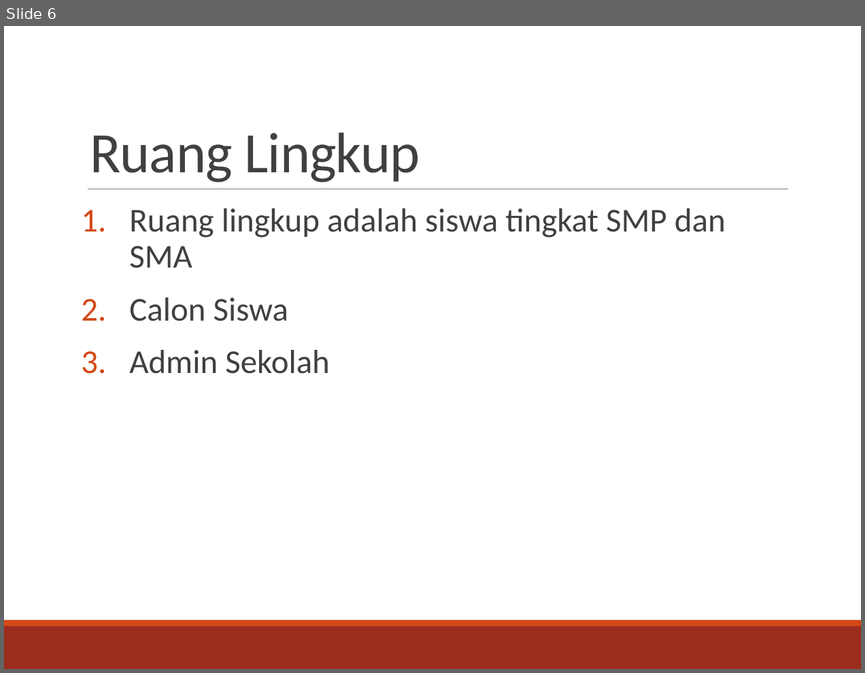
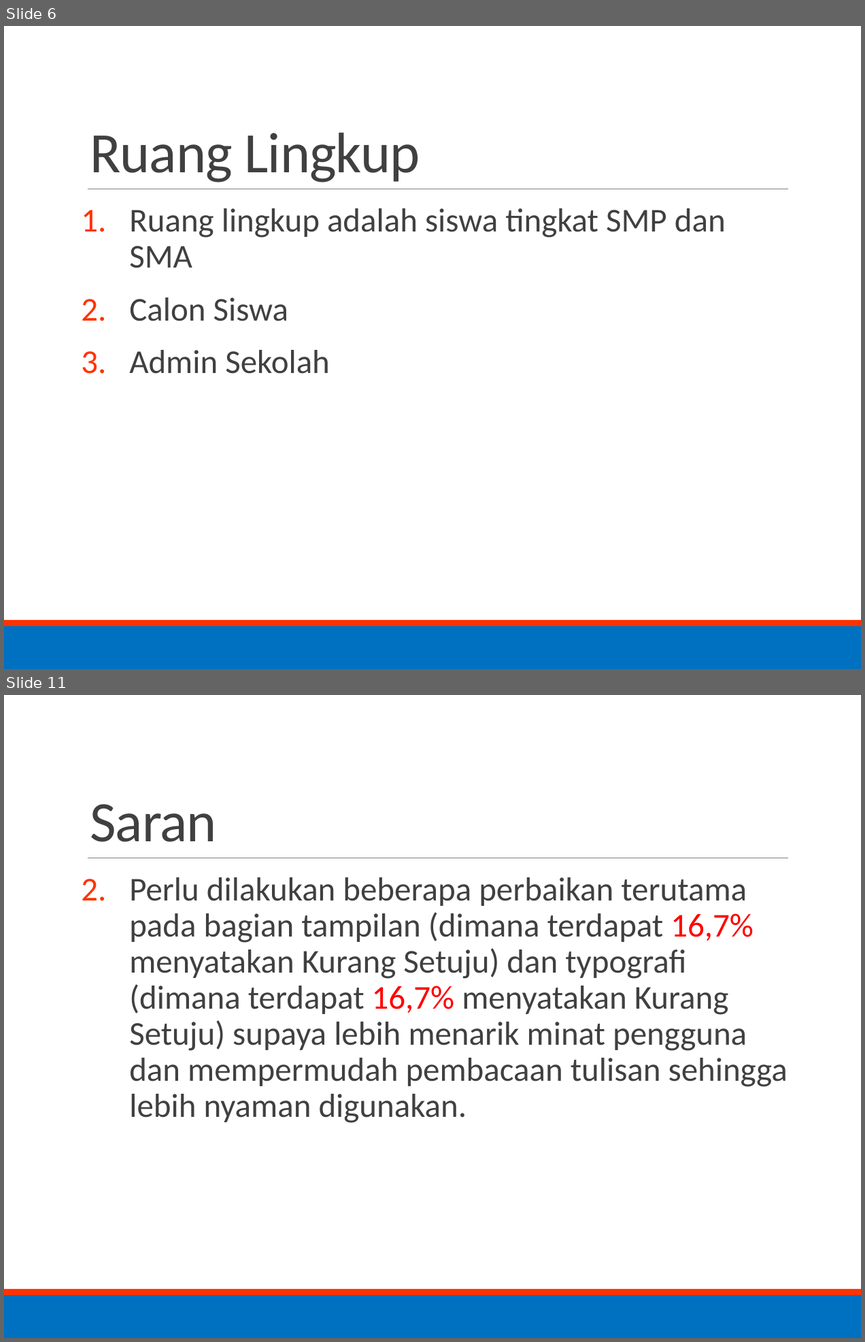
Before and after one commit to lastfantasy/tmr, a slide deck: TA final/TA PRESENTASI.pptx. Shown one above the other, each under a label of ours: slide 6 before the commit, slides 6 and 11 after it; the slides between them are not shown. The pictures are 865x673 and 865x1342 pixels, drawn with LibreOffice and Linux fonts; fonts in the diff are those of the drawing. Boxes give left, top, right and bottom in pixels: in the first picture for what was removed or moved away, otherwise in the second. Text is boxed around its words. In the diff, an @@ line names an element or a change of style, - is before the commit and + after.

```diff
--- a/TA final/TA PRESENTASI.pptx
+++ b/TA final/TA PRESENTASI.pptx
@@ slide 11 added at [4, 695, 861, 1338], background #FFFFFF; not listed: 3 template elements that a slide beside it also shows @@
@@ title added at [90, 804, 217, 842], 48 pt, text #404040 @@
+Saran
@@ text added at [129, 877, 787, 1123], 28 pt, text #404040 @@
+2. Perlu dilakukan beberapa perbaikan terutama pada bagian tampilan (dimana terdapat 16,7% menyatakan Kurang Setuju) dan typografi (dimana terdapat 16,7% menyatakan Kurang Setuju) supaya lebih menarik minat pengguna dan mempermudah pembacaan tulisan sehingga lebih nyaman digunakan.
@@ slide 6 changed as well @@
@@ text "Ruang lingkup adalah siswa tingkat ..." at [129, 208, 725, 373]: bullet colour #D34817 to #FF3300 @@
@@ rectangle at [4, 626, 861, 669]: fill #9B2D1F to #0070C0 @@
@@ rectangle at [4, 620, 861, 626]: fill #D34817 to #FF3300 @@
```
Also in this commit, not shown: 5 other slides changed, 5 other slides added.
